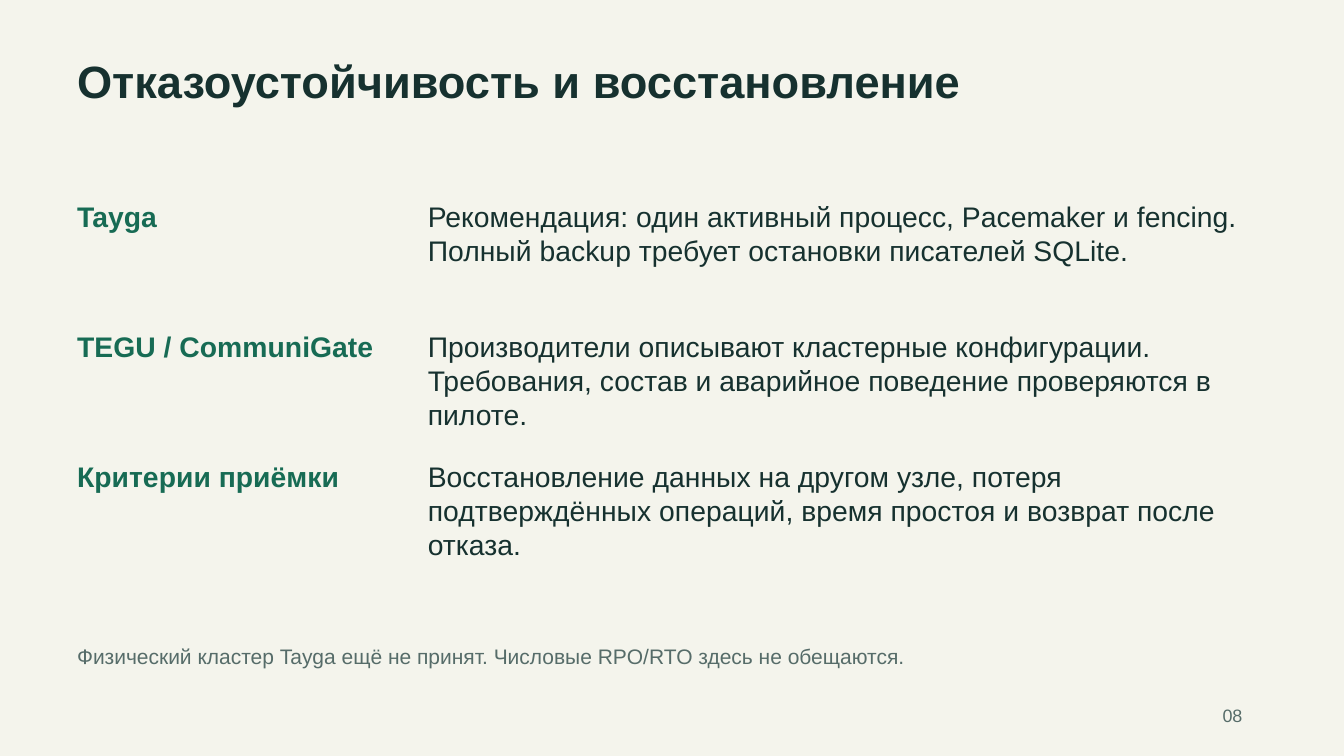
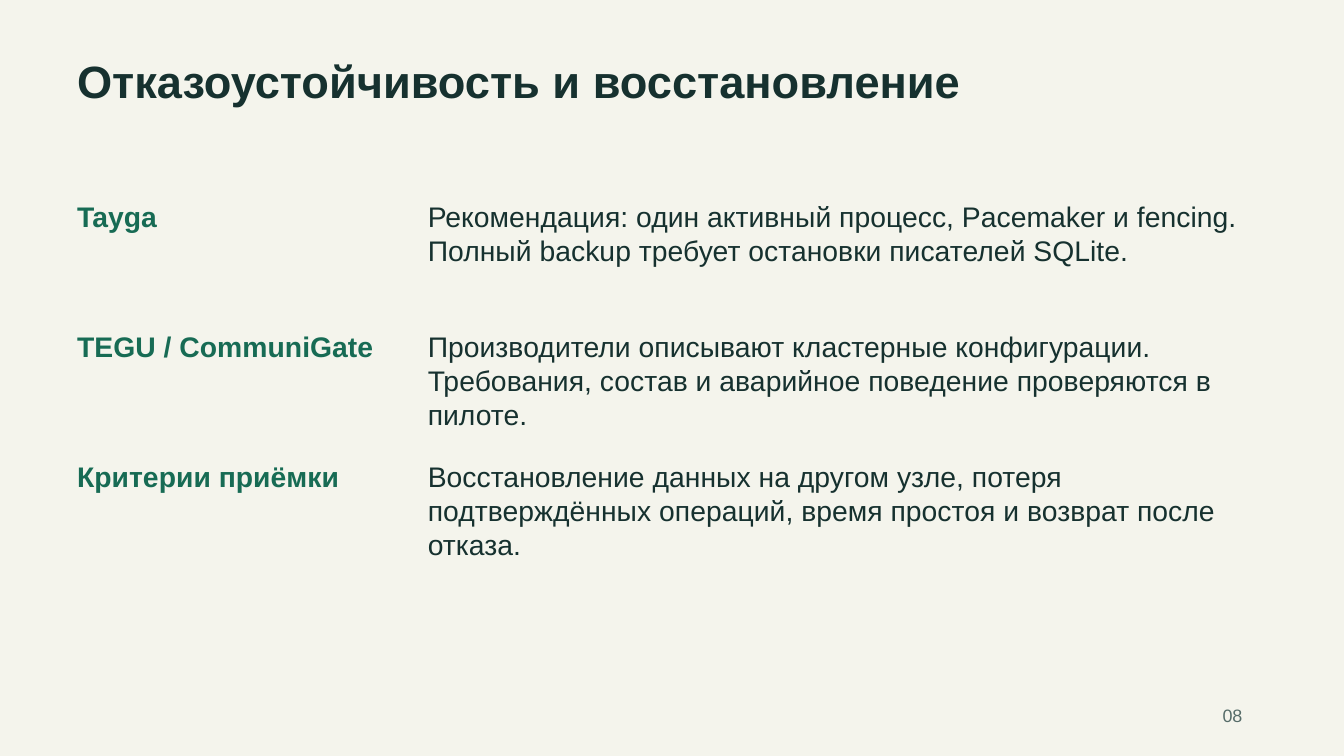
Before and after one commit to rkislov/tayga-mail-server, a slide deck: slide 8 of docs/presentations/tayga-competitors-2026-11-19.pptx. Drawn at 1344x756 pixels with LibreOffice and Linux fonts; fonts in the diff are those of the drawing. Boxes give left, top, right and bottom in pixels: in the first picture for what was removed or moved away, otherwise in the second. Text is boxed around its words. In the diff, an @@ line names an element or a change of style, - is before the commit and + after.

```diff
--- a/docs/presentations/tayga-competitors-2026-11-19.pptx
+++ b/docs/presentations/tayga-competitors-2026-11-19.pptx
@@ text removed at box(77, 648, 904, 668) @@
-Физический кластер Tayga ещё не принят. Числовые RPO/RTO здесь не обещаются.
```
Also in this commit, not shown: 9 other slides changed, 1 other file.
